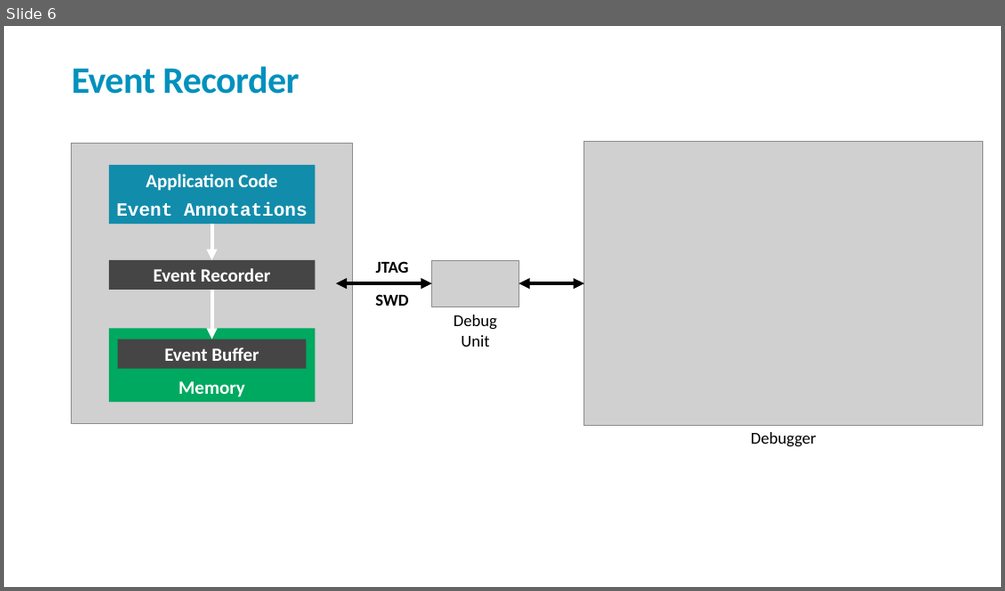
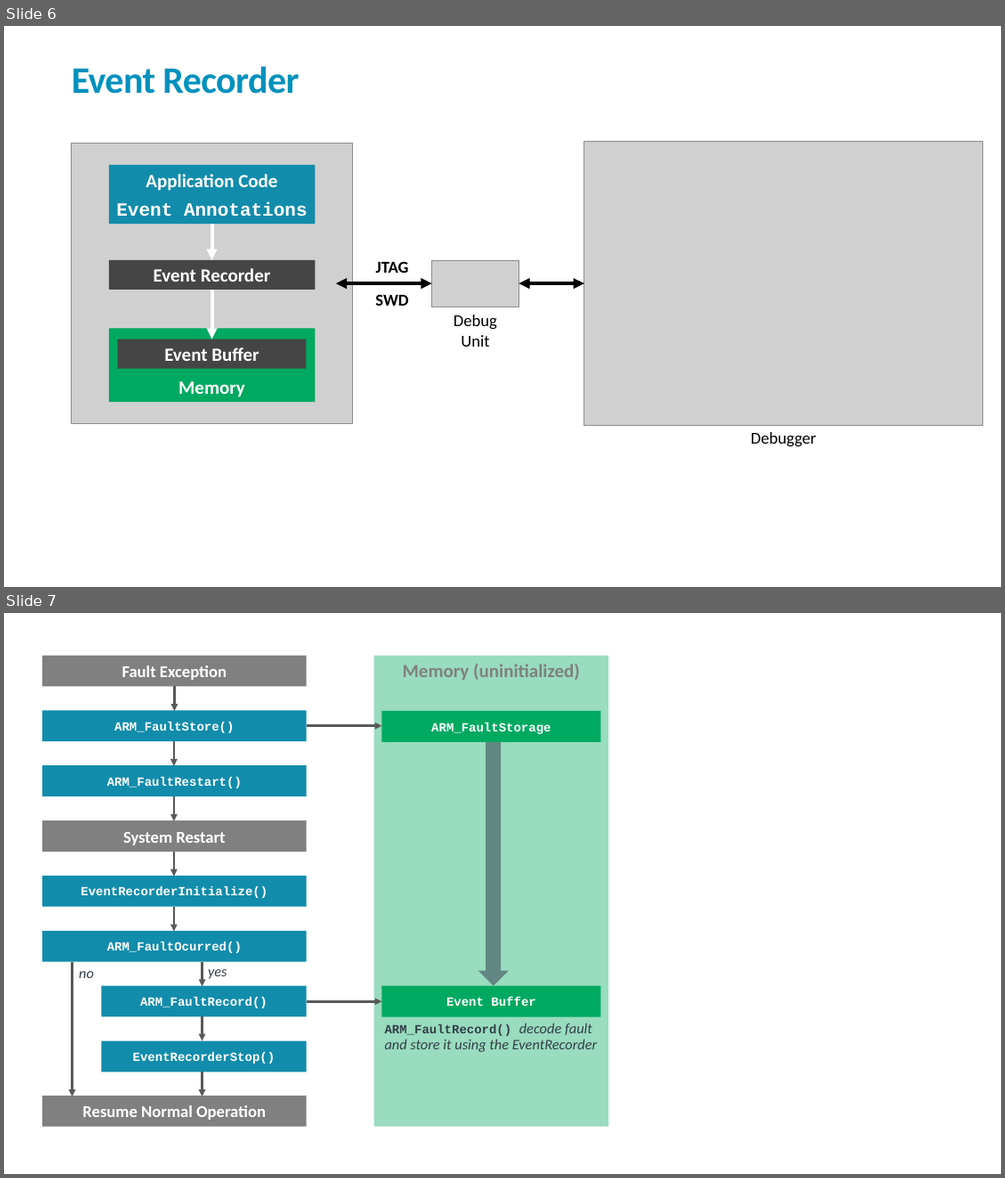
Before and after one commit to ARM-software/CMSIS-View, a slide deck: Doxygen/src/images/EventRecorder.pptx. Shown one above the other, each under a label of ours: slide 6 before the commit, slides 6 and 7 after it. The pictures are 1005x591 and 1005x1178 pixels, drawn with LibreOffice and Linux fonts; fonts in the diff are those of the drawing; grey boxes stand for pictures. Boxes give left, top, right and bottom in pixels: in the first picture for what was removed or moved away, otherwise in the second. Text is boxed around its words. In the diff, an @@ line names an element or a change of style, - is before the commit and + after.

Commit message:
Added information about Arm Fault

```diff
--- a/Doxygen/src/images/EventRecorder.pptx
+++ b/Doxygen/src/images/EventRecorder.pptx
@@ slide 7 added at [4, 613, 1001, 1174], background #FFFFFF @@
@@ rectangle added at [42, 656, 306, 686], fill #808080, 16 pt, text #FFFFFF, bold @@
+Fault Exception
@@ rectangle added at [374, 656, 609, 1127], fill #00A960 at 40% opacity, 18 pt, text #808080, bold @@
+Memory (uninitialized)
@@ arrow added from (175, 686) to (175, 711), #595959 2.25 pt @@
@@ rectangle added at [42, 710, 306, 741], fill #128CAB, 12 pt, text #FFFFFF, bold @@
+ARM_FaultStore()
@@ rectangle added at [381, 711, 600, 742], fill #00A960, 12 pt, text #FFFFFF, bold @@
+ARM_FaultStorage
@@ arrow added from (174, 742) to (174, 765), #595959 2.25 pt @@
@@ arrow added from (306, 726) to (381, 726), #595959 2.25 pt @@
@@ down arrow added at [478, 742, 508, 986], fill #628681 @@
@@ rectangle added at [42, 765, 306, 796], fill #128CAB, 12 pt, text #FFFFFF, bold @@
+ARM_FaultRestart()
@@ arrow added from (174, 796) to (174, 821), #595959 2.25 pt @@
@@ rectangle added at [42, 821, 306, 852], fill #808080, 16 pt, text #FFFFFF, bold @@
+System Restart
@@ arrow added from (174, 852) to (174, 876), #595959 2.25 pt @@
@@ rectangle added at [42, 876, 306, 906], fill #128CAB, 12 pt, text #FFFFFF, bold @@
+EventRecorderInitialize()
@@ rectangle added at [42, 931, 306, 962], fill #128CAB, 12 pt, text #FFFFFF, bold @@
+ARM_FaultOcurred()
@@ arrow added from (174, 907) to (174, 931), #595959 2.25 pt @@
@@ arrow added from (72, 962) to (72, 1096), #595959 2.25 pt @@
@@ text added at [79, 971, 94, 978], 14 pt, text #333E48, italic @@
+no
@@ rectangle added at [101, 985, 306, 1016], fill #128CAB, 12 pt, text #FFFFFF, bold @@
+ARM_FaultRecord()
@@ arrow added from (202, 962) to (202, 986), #595959 2.25 pt @@
@@ text added at [208, 969, 226, 979], 14 pt, text #333E48, italic @@
+yes
@@ rectangle added at [381, 985, 600, 1017], fill #00A960, 12 pt, text #FFFFFF, bold @@
+Event Buffer
@@ arrow added from (306, 1001) to (381, 1001), #595959 2.25 pt @@
@@ arrow added from (202, 1016) to (202, 1041), #595959 2.25 pt @@
@@ text added at [385, 1022, 597, 1052], 14 pt, text #333E48, italic @@
+ARM_FaultRecord() decode fault and store it using the EventRecorder
@@ rectangle added at [101, 1041, 306, 1071], fill #128CAB, 12 pt, text #FFFFFF, bold @@
+EventRecorderStop()
@@ arrow added from (202, 1072) to (202, 1096), #595959 2.25 pt @@
@@ rectangle added at [42, 1095, 306, 1126], fill #808080, 16 pt, text #FFFFFF, bold @@
+Resume Normal Operation
```
Also in this commit, not shown: 1 other file.
